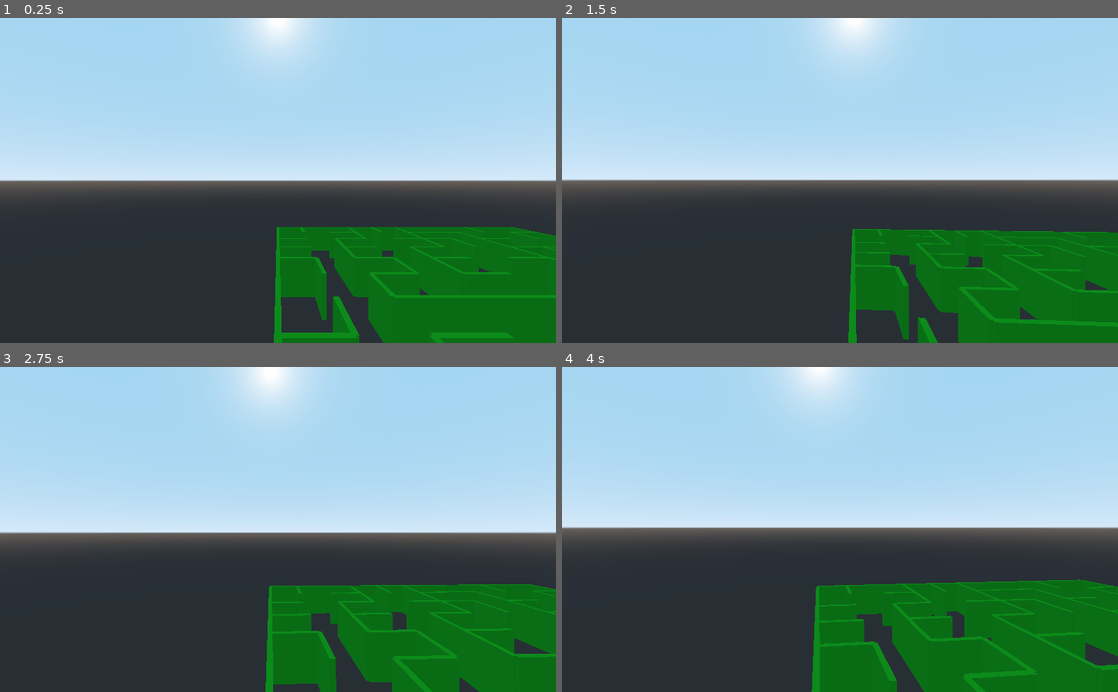
Above: before the commit, frames 1-4 (two rows, left to right).
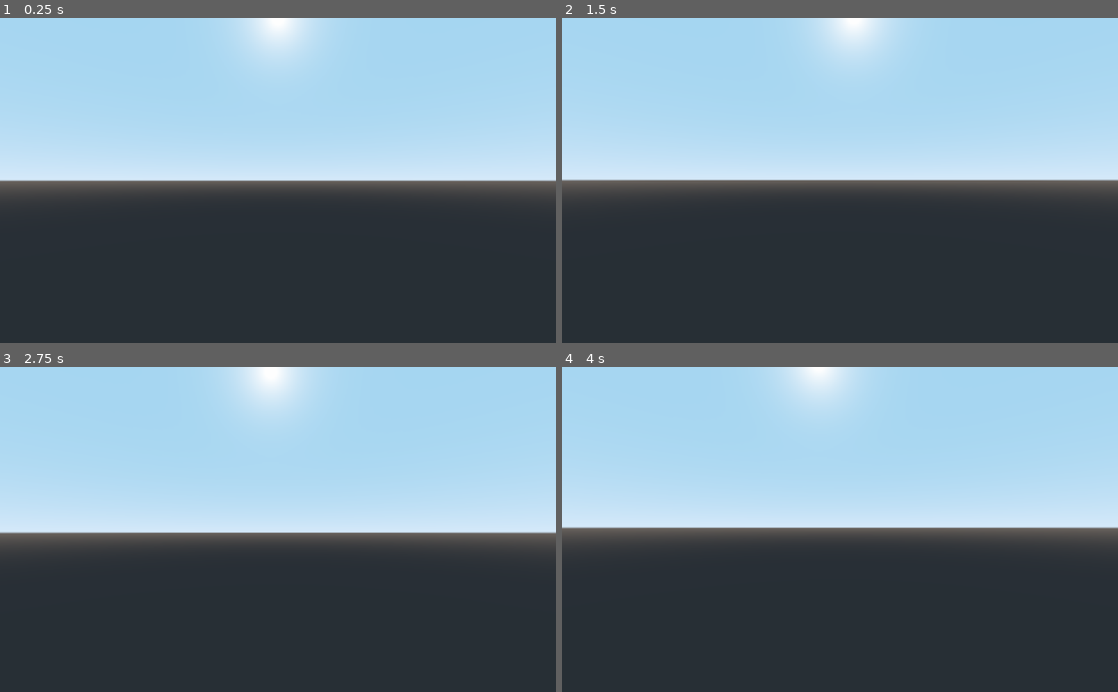
Above: after the commit, the same moments.

Repository: Gedas-S/what-minotaur
Game: Godot game, scene res://MazeGenerator.tscn
Two runs of this game, one before a commit and one after it. Both use one fixed random seed, a clock stepped at 60 frames per second and the inputs below. This scene is started directly instead of the project's main scene.
Inputs (mouse positions are in pixels of both pictures, inside the frame that each line leads up to):
- Up to frame 1 (0.25 s): no input
- Up to frame 2 (1.5 s): tap Enter at 0.5 s; move the mouse to (867, 180) at 0.52 s; hold W from 0.53 s (still down); click (867, 180) at 0.67 s; move the mouse to (812, 180) at 1.27 s
- Up to frame 3 (2.75 s): keep holding W; move the mouse to (289, 523) at 2.02 s
- Up to frame 4 (4 s): keep holding W; move the mouse to (834, 536) at 2.77 s; click (834, 536) at 2.92 s; move the mouse to (878, 532) at 3.52 s

The runs differ from the first frame. In frame 1, 16% of the frame differs, in the area x 49-100%, y 64-100%; in frame 2, 14%; in frame 3, 15%; in frame 4, 17%, in the area x 44-100%, y 65-100%.

Commit message:
use Gedas' walls. also bugix of wall size division

Diff:
--- a/MazeGenerator.gd
+++ b/MazeGenerator.gd
@@ -11,7 +11,7 @@
 	var mg = load("res://maze_generator.gd").new()
 	var maze = mg.prim(10,10)
 
-	makeMaze(maze.underlying, 10)
+	makeMaze(maze.underlying, 3)
 
 # Called every frame. 'delta' is the elapsed time since the previous frame.
 #func _process(delta):
@@ -19,7 +19,7 @@
 
 # takes the underlying array[array] of PrimsGrid
 func makeMaze(grid: Array, wallSize: int):
-	var stepSize = wallSize / 2
+	var stepSize = wallSize / 2.0
 	for x in range(grid.size()):
 		var xOdd = x % 2 == 1
 		for y in range(grid[x].size()):
--- a/MazeGenerator.tscn
+++ b/MazeGenerator.tscn
@@ -1,7 +1,7 @@
 [gd_scene load_steps=4 format=2]
 
 [ext_resource path="res://MazeGenerator.gd" type="Script" id=1]
-[ext_resource path="res://WallSegment.tscn" type="PackedScene" id=2]
+[ext_resource path="res://walls/WallSegment.tscn" type="PackedScene" id=2]
 [ext_resource path="res://Camera.gd" type="Script" id=3]
 
 [node name="MazeGenerator" type="Spatial"]
